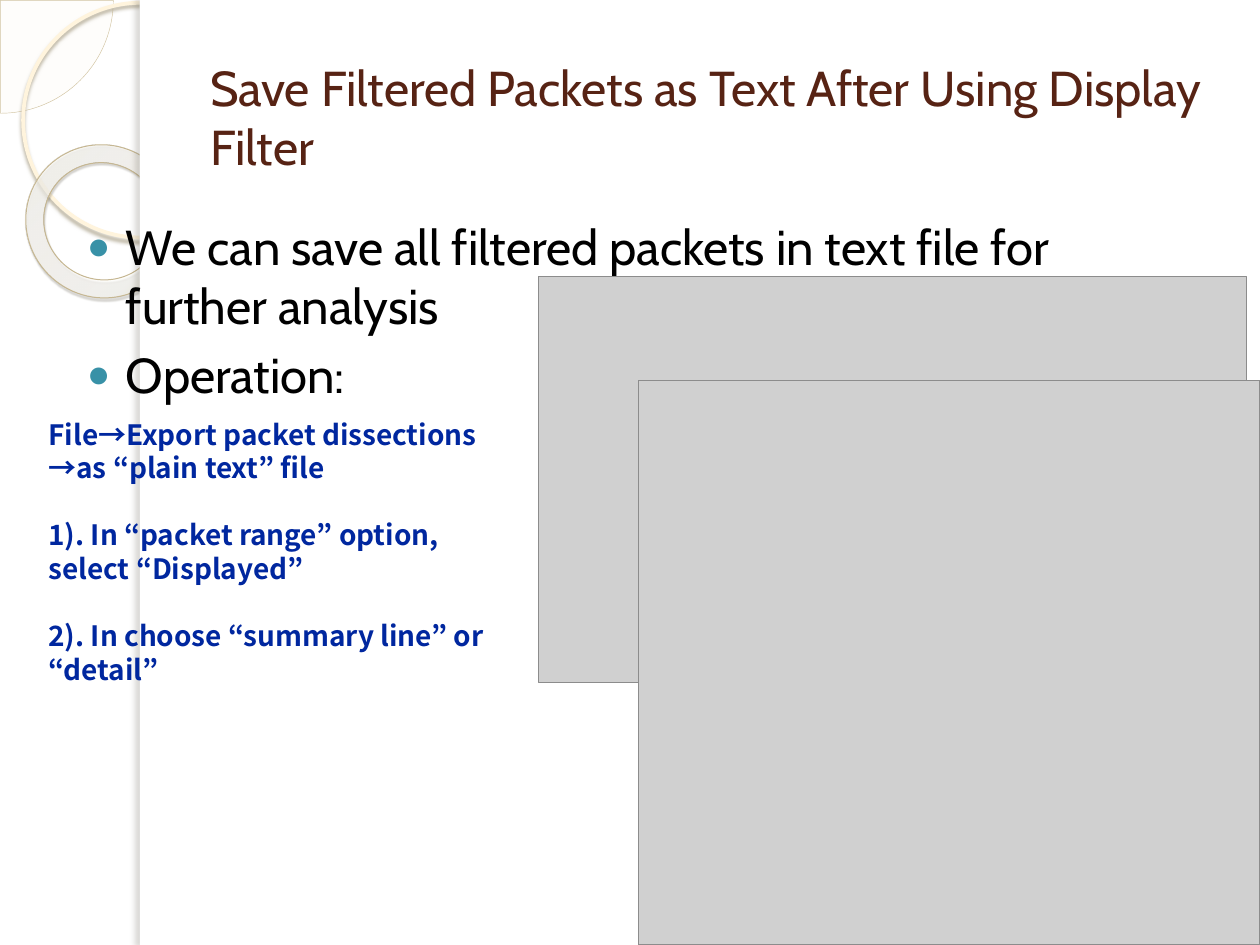
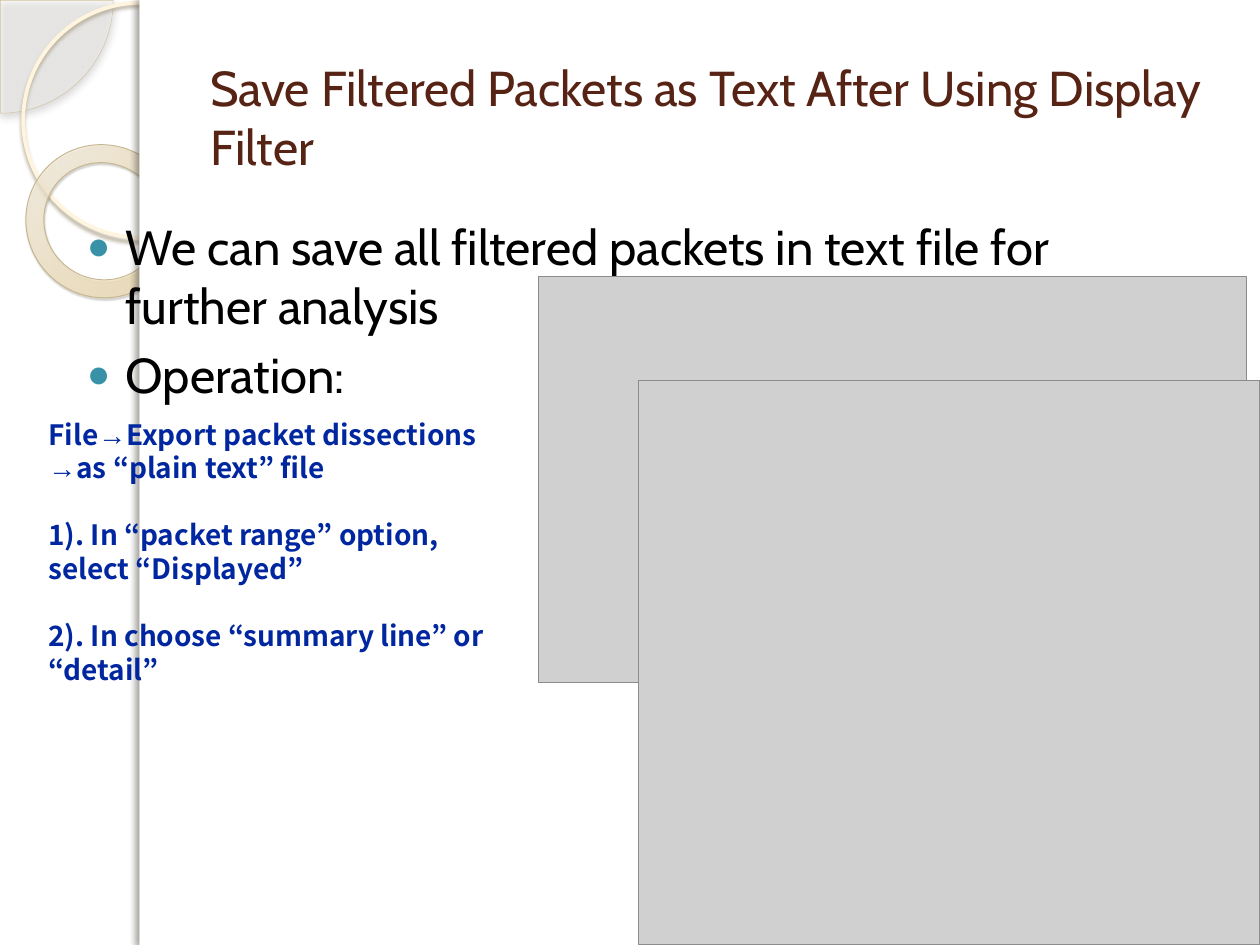
Before and after one commit to centuryhopper/Fall2022CourseContents, a slide deck: slide 30 of CIS6395/Traffic-Analysis-1.pptx. Drawn at 1260x945 pixels with LibreOffice and Linux fonts; fonts in the diff are those of the drawing; grey boxes stand for pictures; background and template pictures are left out. Boxes give left, top, right and bottom in pixels: in the first picture for what was removed or moved away, otherwise in the second. Text is boxed around its words. In the diff, an @@ line names an element or a change of style, - is before the commit and + after.

```diff
--- a/CIS6395/Traffic-Analysis-1.pptx
+++ b/CIS6395/Traffic-Analysis-1.pptx
@@ pie slice (boxed as its full ellipse) at bbox=[0, 0, 113, 113]: shadow on @@
@@ rectangle at bbox=[140, 0, 1260, 945]: shadow on @@
@@ donut at bbox=[0, 113, 211, 329]: fill gradient #FFFCF6 to #FFFEFB to #F0D28E to gradient #EED18E to #FEFAF6; shadow changed @@
@@ text at bbox=[48, 417, 476, 486]: font Noto Sans CJK KR to Arial in "File→Export", "→as" @@
```
Also in this commit, not shown: 53 other slides changed, 14 other files.
